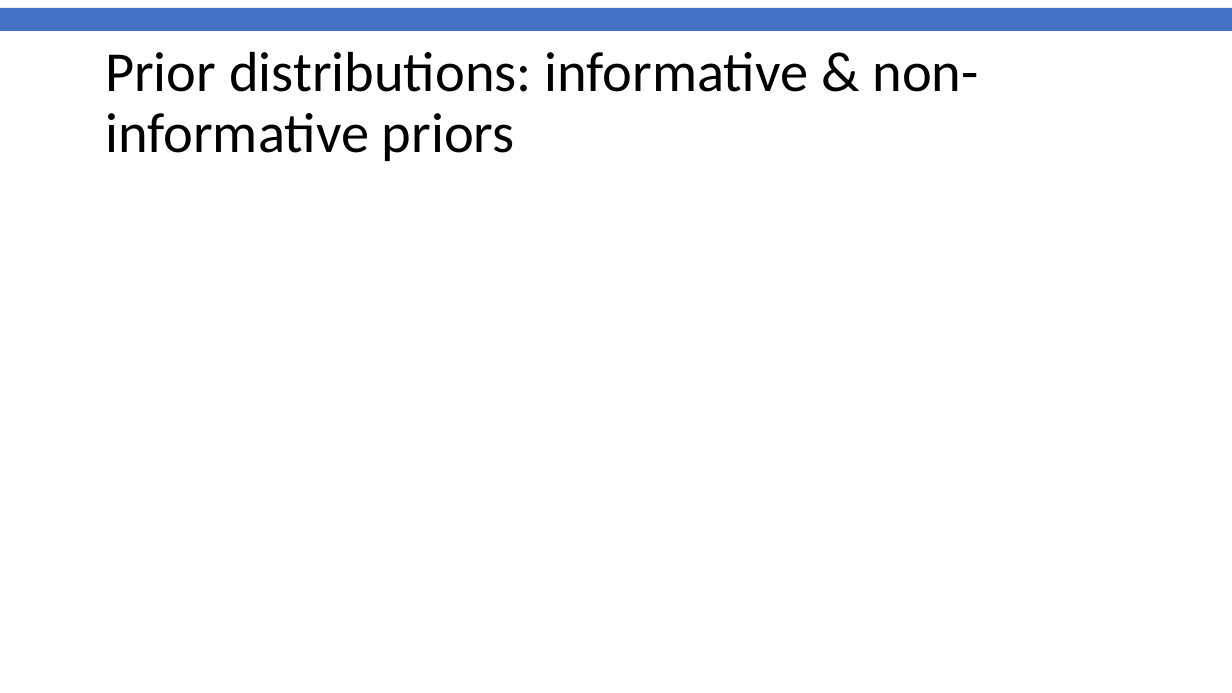
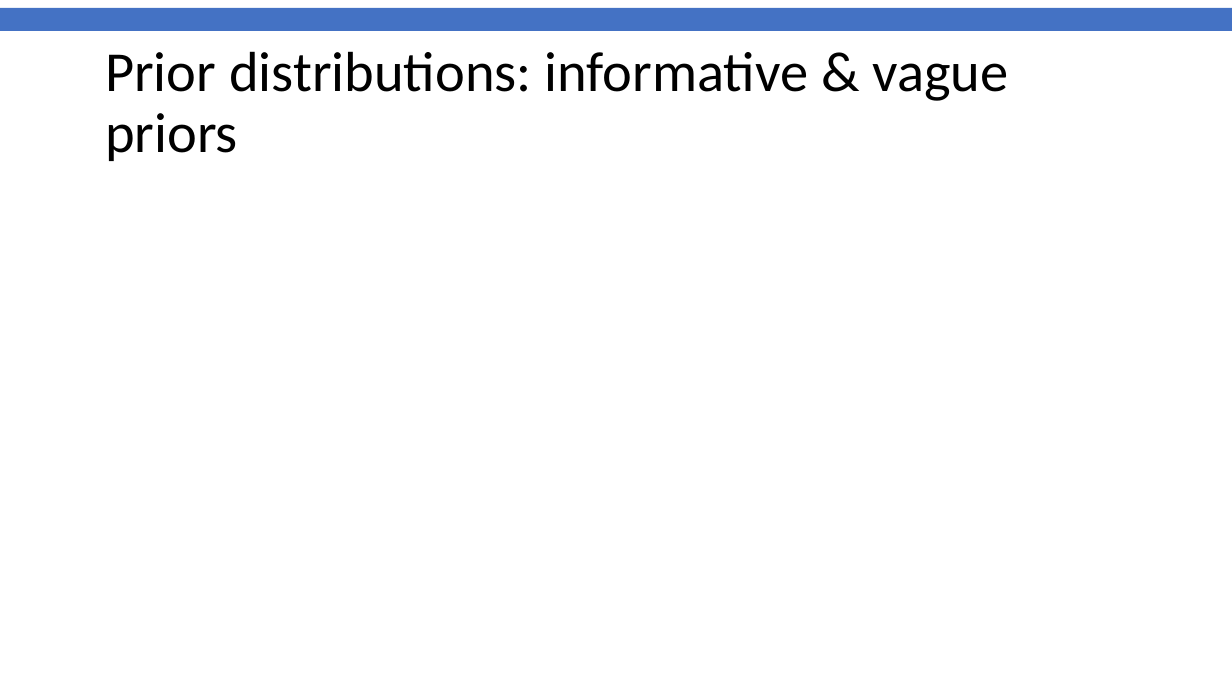
Before and after one commit to gitMarcH/UNIMA_STA623, a slide deck: slide 52 of Chanco_STA623_BDA_2022_Henrion_Session2.pptx (slide 55 before the commit). Drawn at 1232x693 pixels with LibreOffice and Linux fonts; fonts in the diff are those of the drawing; background and template pictures are left out. Boxes give left, top, right and bottom in pixels: in the first picture for what was removed or moved away, otherwise in the second. Text is boxed around its words. In the diff, an @@ line names an element or a change of style, - is before the commit and + after.

```diff
--- a/Chanco_STA623_BDA_2022_Henrion_Session2.pptx
+++ b/Chanco_STA623_BDA_2022_Henrion_Session2.pptx
@@ title at box(105, 51, 1009, 161): text changed @@
-Prior distributions: informative & non-informative priors
+Prior distributions: informative & vague priors
```
Also in this commit, not shown: 4 other slides changed, 2 slides added, 6 slides removed, 1 other file.
